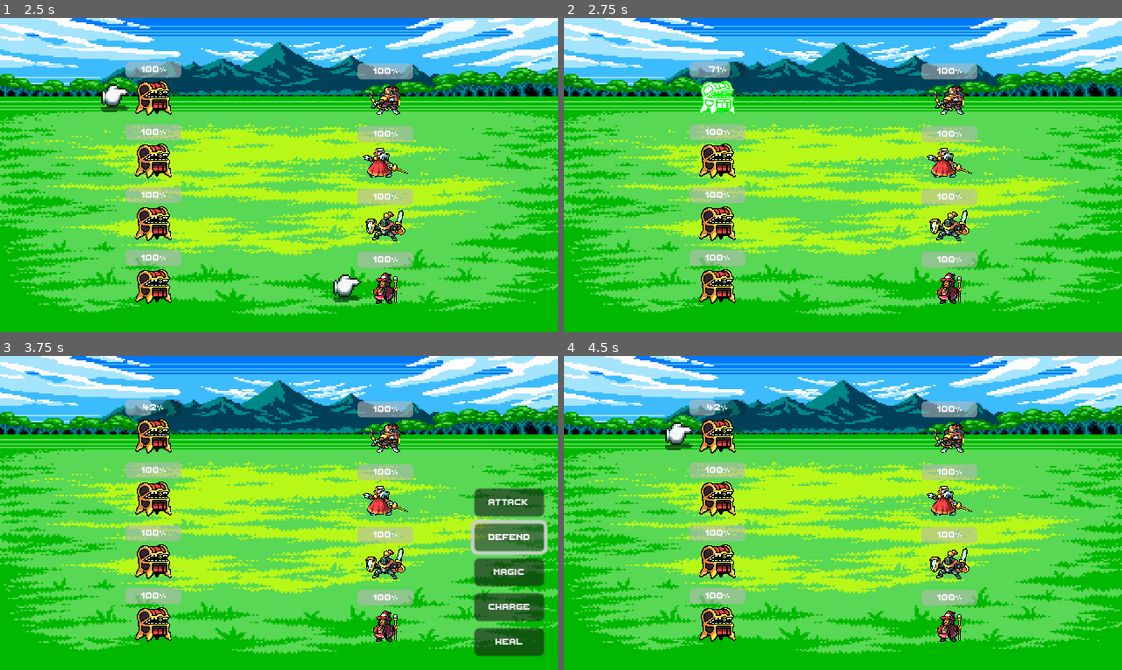
Above: before the commit, frames 1-4 (two rows, left to right).
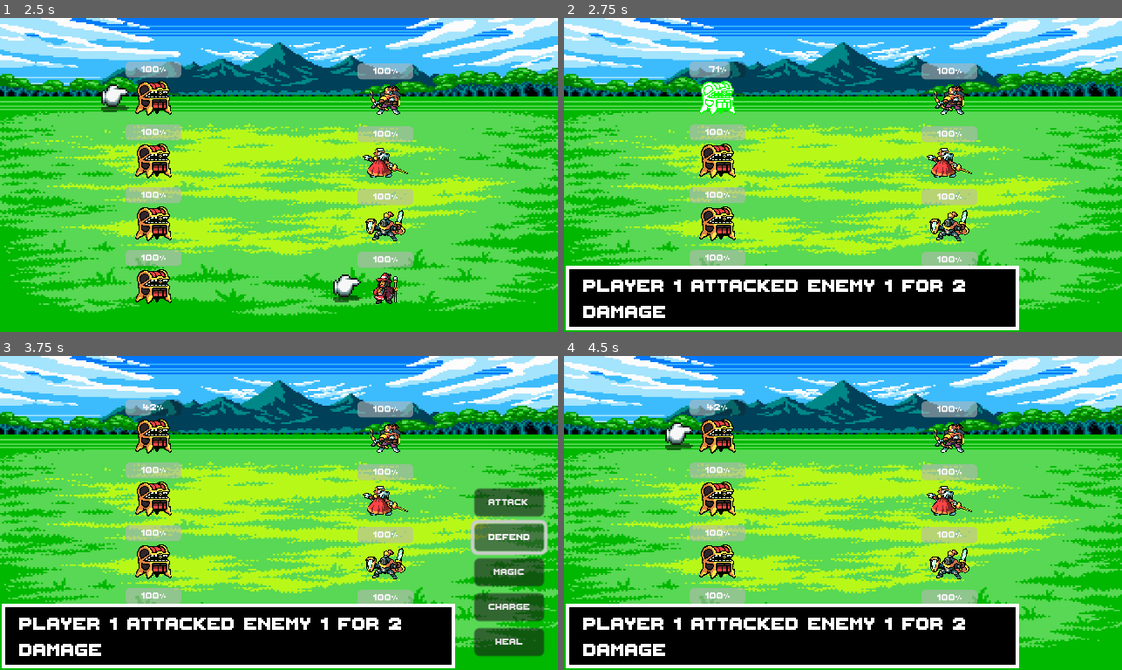
Above: after the commit, the same moments.

Repository: waleedlugod/jrpg
Game: Godot game, scene res://scenes/battle_scene.tscn
The game is run twice, just before and just after one commit, with the same random seed, the same clock (stepped at 60 frames per second) and the same inputs.
Inputs:
- Up to frame 1 (2.5 s): click "Attack" at 0.5 s; tap Enter (ui_accept) at 1.25, 1.35, 1.52, 1.82, 2.1, 2.27 s; hold Up (ui_up) 1.28-2.03 s; hold Down (ui_down) from 2.03 s (still down)
- Up to frame 2 (2.75 s): keep holding Down (ui_down); tap Enter (ui_accept) at 2.57 s
- Up to frame 3 (3.75 s): release Down (ui_down) at 2.78 s; hold Up (ui_up) 2.78-3.5 s; tap Enter (ui_accept) at 2.85 s; click "Defend" at 3.5 s
- Up to frame 4 (4.5 s): click "Magic" at 4.25 s

Frame 1 is identical in both runs. In frame 2, 16% of the frame differs, in the area x 0-82%, y 78-100%; in frame 3, 16%; in frame 4, 16%.

Commit message:
UI text box and game over functions
- need help with assigning a fixed number per character and enemy because it becomes dynamic when displayed in text so it is not accurate.

- added UI text box
- added game over screen and checks if the game is over

Diff:
--- a/scenes/battle_scene.tscn
+++ b/scenes/battle_scene.tscn
@@ -1,10 +1,20 @@
-[gd_scene load_steps=6 format=3 uid="uid://y4sj0me3rrwp"]
+[gd_scene load_steps=7 format=3 uid="uid://y4sj0me3rrwp"]
 
 [ext_resource type="Texture2D" uid="uid://cj1sk4ad316me" path="res://assets/rpg-battle-system/background/tumblr_p7k8f3fMWS1wvbydeo1_1280.png" id="1_3hisy"]
 [ext_resource type="Script" path="res://scripts/battle_scene.gd" id="1_u5nxv"]
 [ext_resource type="PackedScene" uid="uid://b4gwvqjmw3g7n" path="res://scenes/enemy_group.tscn" id="1_y55fr"]
 [ext_resource type="PackedScene" uid="uid://ddjnsnnestsan" path="res://scenes/player_group.tscn" id="3_lkmci"]
 [ext_resource type="FontFile" uid="uid://cq3dc84rbkqul" path="res://assets/rpg-battle-system/fonts/ThaleahFat.ttf" id="4_feu23"]
+
+[sub_resource type="StyleBoxFlat" id="StyleBoxFlat_lmcss"]
+bg_color = Color(0, 0, 0, 1)
+border_width_left = 2
+border_width_top = 2
+border_width_right = 2
+border_width_bottom = 2
+border_color = Color(1, 1, 1, 1)
+expand_margin_top = 8.0
+expand_margin_right = 8.0
 
 [node name="BattleScene" type="Node2D"]
 script = ExtResource("1_u5nxv")
@@ -59,6 +69,49 @@
 [node name="PlayerGroup" parent="." instance=ExtResource("3_lkmci")]
 position = Vector2(221, 47)
 
+[node name="Textbox" type="Panel" parent="."]
+offset_left = 1.0
+offset_top = 150.0
+offset_right = 253.0
+offset_bottom = 179.0
+theme_override_styles/panel = SubResource("StyleBoxFlat_lmcss")
+
+[node name="RichTextLabel" type="RichTextLabel" parent="Textbox"]
+texture_filter = 1
+layout_mode = 0
+offset_left = 10.0
+offset_top = -4.0
+offset_right = 250.0
+offset_bottom = 19.0
+theme_override_fonts/normal_font = ExtResource("4_feu23")
+text = "TEXT GOES HERE"
+fit_content = true
+
+[node name="GameOverScreen" type="Panel" parent="."]
+anchors_preset = 8
+anchor_left = 0.5
+anchor_top = 0.5
+anchor_right = 0.5
+anchor_bottom = 0.5
+offset_left = 63.0
+offset_top = 42.0
+offset_right = 251.0
+offset_bottom = 140.0
+grow_horizontal = 2
+grow_vertical = 2
+theme_override_styles/panel = SubResource("StyleBoxFlat_lmcss")
+
+[node name="RichTextLabel" type="RichTextLabel" parent="GameOverScreen"]
+texture_filter = 1
+layout_mode = 0
+offset_left = 18.0
+offset_top = 9.0
+offset_right = 175.0
+offset_bottom = 33.0
+theme_override_fonts/normal_font = ExtResource("4_feu23")
+text = "TEXT GOES HERE"
+fit_content = true
+
 [connection signal="pressed" from="CanvasLayer/Choice/Attack" to="." method="_on_attack_pressed"]
 [connection signal="pressed" from="CanvasLayer/Choice/Attack" to="EnemyGroup" method="_on_attack_pressed"]
 [connection signal="pressed" from="CanvasLayer/Choice/Defend" to="." method="_on_defend_pressed"]
--- a/scripts/battle_scene.gd
+++ b/scripts/battle_scene.gd
@@ -5,6 +5,8 @@
 @onready var enemies = $EnemyGroup.enemies
 @onready var playerGroup = $PlayerGroup
 @onready var players = $PlayerGroup.players
+
+@export var player_id: int
 
 
 # handles target focus when attacking
@@ -23,6 +25,10 @@
 
 func _ready() -> void:
 	show_choice()
+	$Textbox.hide()
+	$GameOverScreen.hide()
+
+
 
 
 func _process(_delta: float) -> void:
@@ -45,6 +51,9 @@
 			enemyGroup.clear_focus()
 			show_choice()
 
+	if Input.is_action_just_pressed("ui_accept") and $Textbox.visible:
+		$Textbox.hide()
+
 	if action_queue.size() == players.size() and not is_battling:
 		is_battling = true
 		start_battle_sequence()
@@ -58,24 +67,33 @@
 	# player action phase
 	for action in action_queue:
 		print(action)
+
+		# Check if player target exists before taking action
+		if action.target >= players.size() or players[action.target] == null:
+			continue  # Skip action if target player does not exist
+
 		match action.chosen_action:
 			"attack":
-				# Check if player is charging to apply bonus damage
 				var player = players[action.target]
-				var damage = 2  # Base damage
+				var damage = 2
 				if player.is_charging:
 					damage *= player.charge_multiplier
 					player.is_charging = false
 				enemyGroup.handle_damage(action.target, damage)
+				display_text("Player %d attacked Enemy %d for %d damage" % [action.target + 1, action.target + 1, damage])
 			"defend":
 				players[action.target].is_defending = true
+				display_text("Player %d is defending" % playerGroup.current_player)
 			"magic":
 				enemyGroup.handle_damage(action.target, rng.randi_range(1, 5))
+				display_text("Player %d cast magic on Enemy %d for %d damage" % [action.target + 1, action.target + 1, rng.randi_range(1, 5)])
 			"charge":
 				players[action.target].is_charging = true
+				display_text("Player %d is charging up for a stronger attack" % [action.target + 1])
 			"heal":
 				var target_player = players[action.target]
-				target_player.health = min(target_player.MAX_HEALTH, target_player.health + healing_amount)  # Apply healing
+				target_player.health = min(target_player.MAX_HEALTH, target_player.health + healing_amount)
+				display_text("Player %d healed for %d HP" % [action.target + 1, healing_amount])
 				print("Healed player " + str(action.target) + " for " + str(healing_amount) + " HP")
 		await get_tree().create_timer(1).timeout
 
@@ -84,11 +102,15 @@
 	var enemy_action_queue = generate_enemy_actions()
 	for action in enemy_action_queue:
 		print(action)
+		if action.target >= players.size() or players[action.target] == null:
+			continue
 		match action.chosen_action:
 			"attack":
 				playerGroup.handle_damage(action.target, 2)
+				display_text("Enemy %d attacked Player %d for 2 damage" % [action.target + 1 , action.target + 1])
 			"magic":
 				playerGroup.handle_damage(action.target, rng.randi_range(1, 5))
+				display_text("Enemy %d cast magic on Player %d for %d damage" % [action.target + 1, action.target + 1, rng.randi_range(1, 5)])
 		await get_tree().create_timer(1).timeout
 
 	end_battle_sequence()
@@ -100,6 +122,7 @@
 	playerGroup._reset_defend()
 	action_queue.clear()
 	show_choice()
+	check_game_over()
 	print("Round Ended")
 
 
@@ -165,3 +188,20 @@
 	if playerGroup.current_player + 1 < players.size():
 		playerGroup.current_player += 1
 	show_choice()
+
+func display_text(text):
+	$Textbox.show()
+	$Textbox/RichTextLabel.text = text
+
+
+func check_game_over():
+	if playerGroup.players.size() == 0:
+		display_game_over_screen("Game Over! Player Party wiped out. You Lose!")
+	elif enemyGroup.enemies.size() == 0:
+		display_game_over_screen("Victory! Enemy Party wiped out. You Win!")
+
+func display_game_over_screen(message: String):
+	$GameOverScreen.show()
+	$GameOverScreen/RichTextLabel.text = message
+	action_choice.hide()
+	$Textbox.hide()
--- a/scripts/character.gd
+++ b/scripts/character.gd
@@ -6,6 +6,7 @@
 @onready var animation_player: AnimationPlayer = $AnimationPlayer
 
 @export var MAX_HEALTH: float = 7
+@export var player_id: int = 0
 
 var is_defending: bool = false
 var is_charging: bool = false
--- a/scripts/enemy_group.gd
+++ b/scripts/enemy_group.gd
@@ -13,5 +13,9 @@
 	for enemy in enemies: enemy.unfocus()
 
 func handle_damage(enemy, damage):
+	if enemy >= enemies.size() or enemies[enemy] == null:
+		return
+
 	enemies[enemy].take_damage(damage)
+
 	if enemies[enemy].health <= 0: enemies.pop_at(enemy).queue_free()
--- a/scripts/player_group.gd
+++ b/scripts/player_group.gd
@@ -18,6 +18,7 @@
 func _ready() -> void:
 	players = get_children()
 	for i in players.size():
+		players[i].player_id = i + 1 #player id
 		players[i].position = Vector2(0, i*36)
 
 	focus = 0
